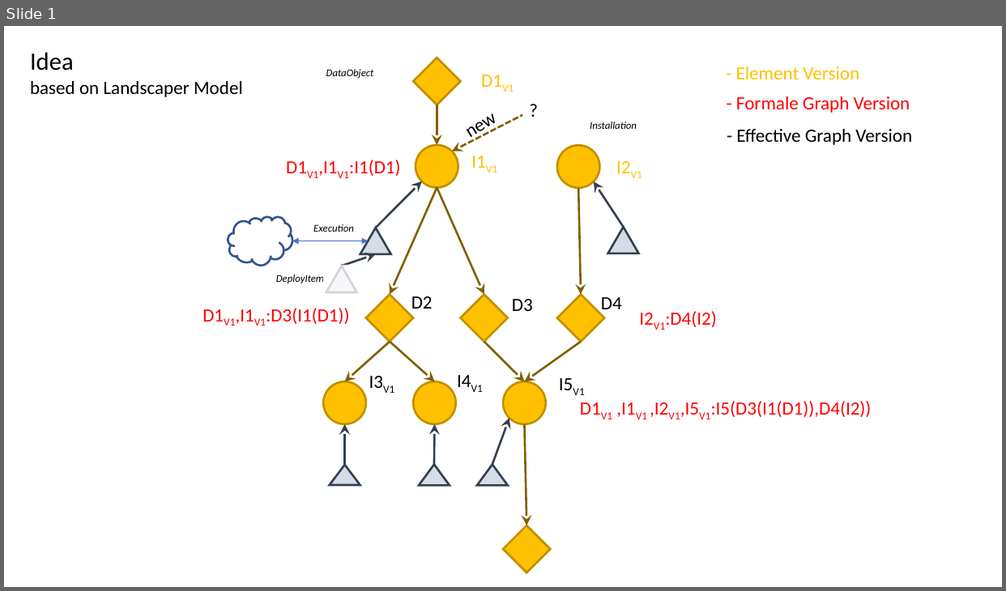
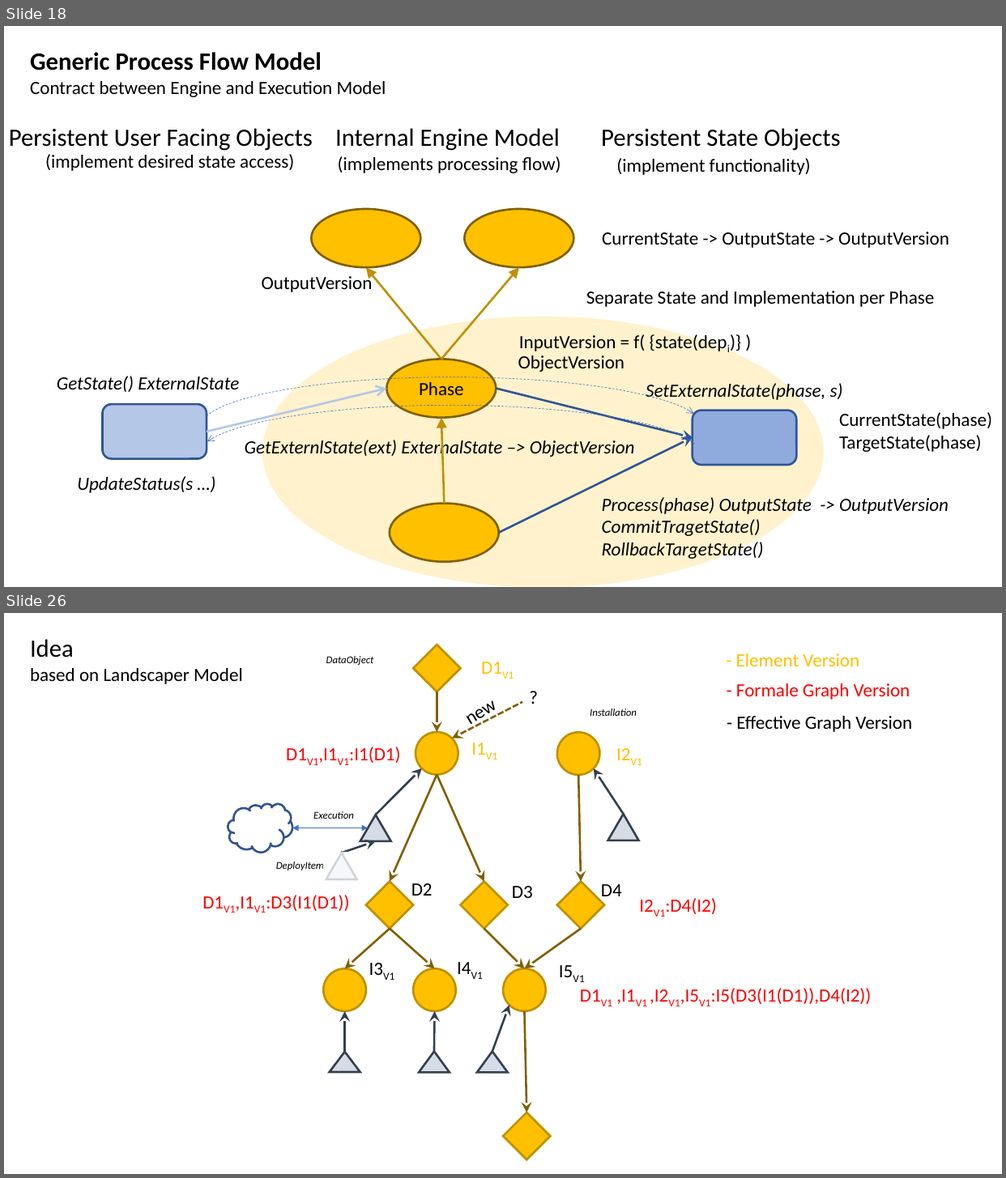
Before and after one commit to mandelsoft/engine, a slide deck: engine.pptx. Shown one above the other, each under a label of ours: slide 1 before the commit, slides 18 and 26 after it; the slides between them are not shown. The pictures are 1006x591 and 1006x1178 pixels, drawn with LibreOffice and Linux fonts; fonts in the diff are those of the drawing. Boxes give left, top, right and bottom in pixels: in the first picture for what was removed or moved away, otherwise in the second. Text is boxed around its words. In the diff, an @@ line names an element or a change of style, - is before the commit and + after.

```diff
--- a/engine.pptx
+++ b/engine.pptx
@@ slide 18 added at [4,26,1002,587], background #FFFFFF @@
@@ text added at [30,52,386,97], 18 pt, text #000000 @@
+Generic Process Flow Model
+Contract between Engine and Execution Model
@@ text added at [9,128,313,151], 24 pt, text #000000 @@
+Persistent User Facing Objects
@@ text added at [335,128,560,151], 24 pt, text #000000 @@
+Internal Engine Model
@@ text added at [601,128,841,151], 24 pt, text #000000 @@
+Persistent State Objects
@@ text added at [45,154,294,171], 18 pt, text #000000 @@
+(implement desired state access)
@@ text added at [338,156,561,173], 18 pt, text #000000 @@
+(implements processing flow)
@@ text added at [616,158,811,175], 18 pt, text #000000 @@
+(implement functionality)
@@ ellipse added at [312,209,421,268], fill #FFC000, outline #806000 2 pt @@
@@ ellipse added at [464,209,573,268], fill #FFC000, outline #806000 2 pt @@
@@ text added at [602,232,949,248], 18 pt, text #000000 @@
+CurrentState -> OutputState -> OutputVersion
@@ arrow added from (441, 359) to (366, 268), #BF9000 2 pt @@
@@ arrow added from (441, 359) to (519, 268), #BF9000 2 pt @@
@@ text added at [262,273,373,292], 18 pt, text #000000 @@
+OutputVersion
@@ text added at [586,291,935,307], 18 pt, text #000000 @@
+Separate State and Implementation per Phase
@@ ellipse added at [262,317,824,587], fill #FFF2CC @@
@@ text added at [519,332,727,352], 18 pt, text #000000 @@
+InputVersion = f( {state(depi)} )
@@ ellipse added at [386,359,496,417], fill #FFC000, outline #806000 2 pt, 18 pt, text #000000 @@
+Phase
@@ text added at [518,356,625,372], 18 pt, text #000000 @@
+ObjectVersion
@@ text added at [57,376,239,392], 18 pt, text #000000, italic @@
+GetState() ExternalState
@@ arc (boxed as its full ellipse) added at [200,377,703,476], outline #4472C4 0.5 pt dashed @@
@@ arrow added from (206, 432) to (386, 388), #B4C7E7 2 pt @@
@@ arrow added from (496, 388) to (692, 437), #2F5597 2 pt @@
@@ text added at [646,382,843,403], 18 pt, text #000000, italic @@
+SetExternalState(phase, s)
@@ rounded rectangle added at [102,405,206,459], fill #B4C7E7, outline #2F5597 2 pt @@
@@ arc (boxed as its full ellipse) added at [198,406,701,506], outline #4472C4 0.5 pt dashed @@
@@ rounded rectangle added at [692,411,797,466], fill #8FAADC, outline #2F5597 2 pt @@
@@ text added at [839,412,992,452], 18 pt, text #000000 @@
+CurrentState(phase)
+TargetState(phase)
@@ text added at [245,437,635,459], 18 pt, text #000000, italic @@
+GetExternlState(ext) ExternalState –> ObjectVersion
@@ arrow added from (444, 504) to (441, 417), #BF9000 2 pt @@
@@ arrow added from (499, 533) to (692, 437), #2F5597 2 pt @@
@@ text added at [77,476,193,493], 18 pt, text #000000, italic @@
+UpdateStatus(s …)
@@ ellipse added at [390,504,499,562], fill #FFC000, outline #806000 2 pt @@
@@ text added at [602,495,948,561], 18 pt, text #000000, italic @@
+Process(phase) OutputState -> OutputVersion
+CommitTragetState()
+RollbackTargetState()
@@ what was slide 1 is now slide 26 @@
```
Also in this commit, not shown: 3 slides changed, 24 other slides added, 5 other files.
